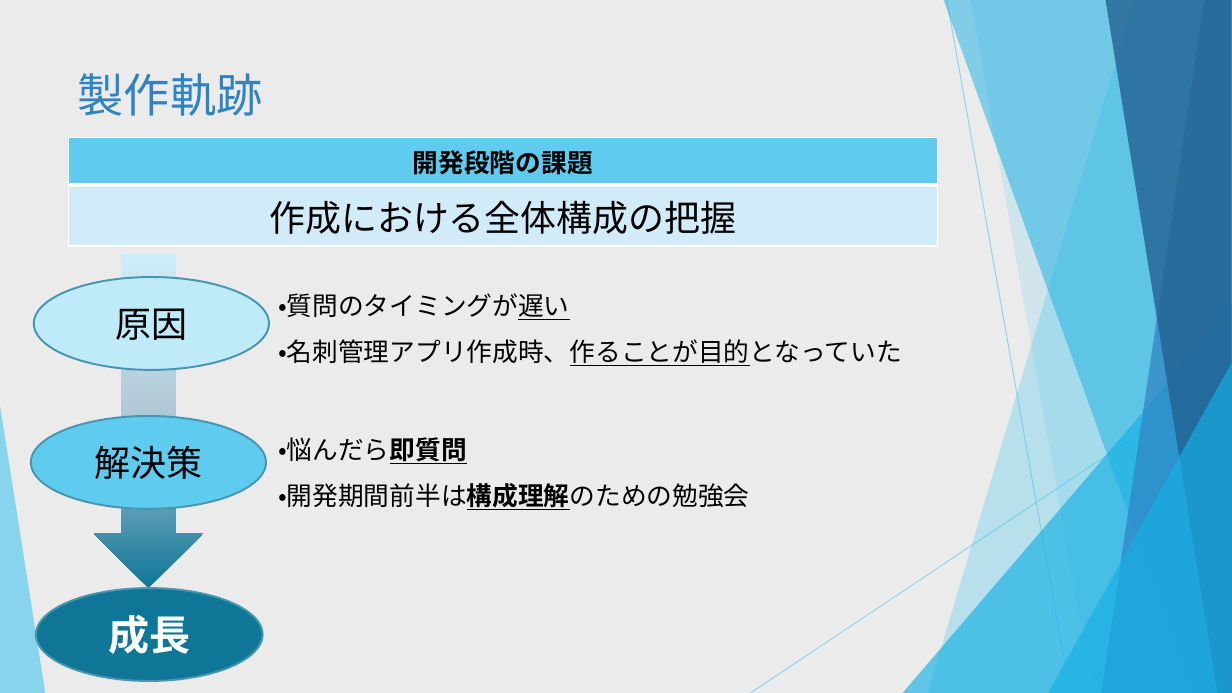
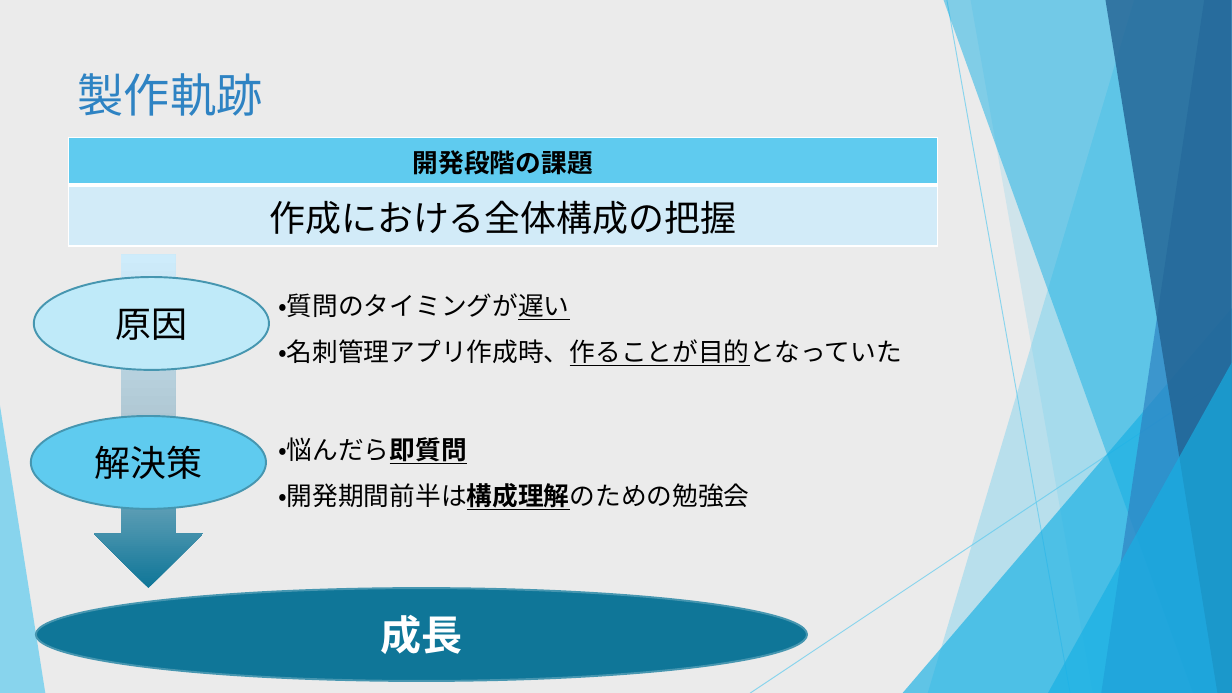
Before and after one commit to dojo2022/C-5, a slide deck: slide 19 of C5_配布資料/0630_C-5 _発表資料.pptx. Drawn at 1232x693 pixels with LibreOffice and Linux fonts; fonts in the diff are those of the drawing. Boxes give left, top, right and bottom in pixels: in the first picture for what was removed or moved away, otherwise in the second. Text is boxed around its words. In the diff, an @@ line names an element or a change of style, - is before the commit and + after.

```diff
--- a/C5_配布資料/0630_C-5 _発表資料.pptx
+++ b/C5_配布資料/0630_C-5 _発表資料.pptx
@@ ellipse "成長": place and size @@
-ellipse "成長" at <box>36,588,262,681</box>
+ellipse "成長" at <box>36,588,808,681</box>
```
Also in this commit, not shown: 8 other slides changed.
